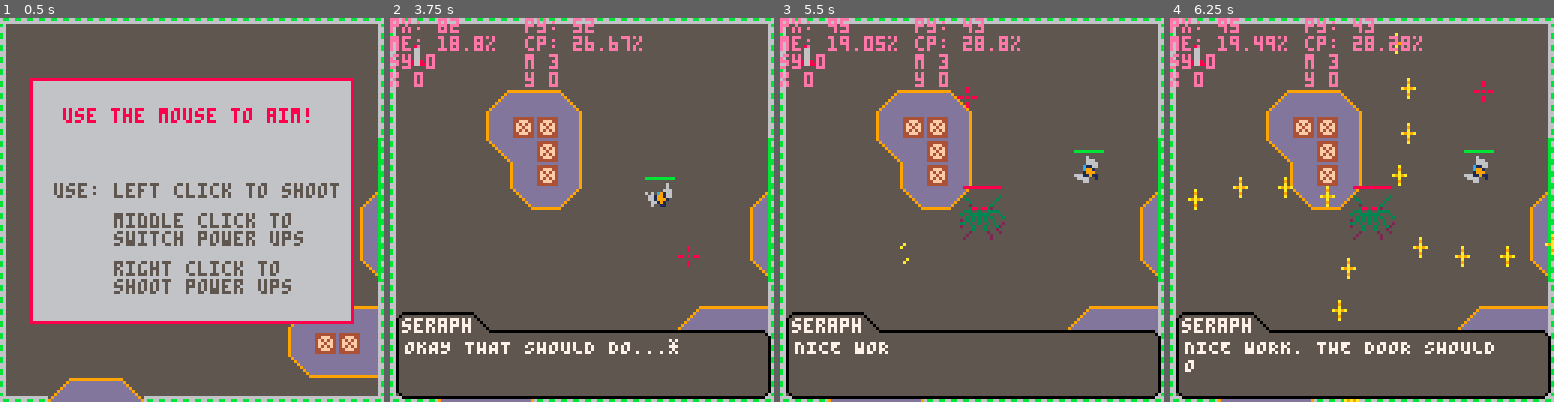
Above: before the commit, frames 1-4 (left to right).
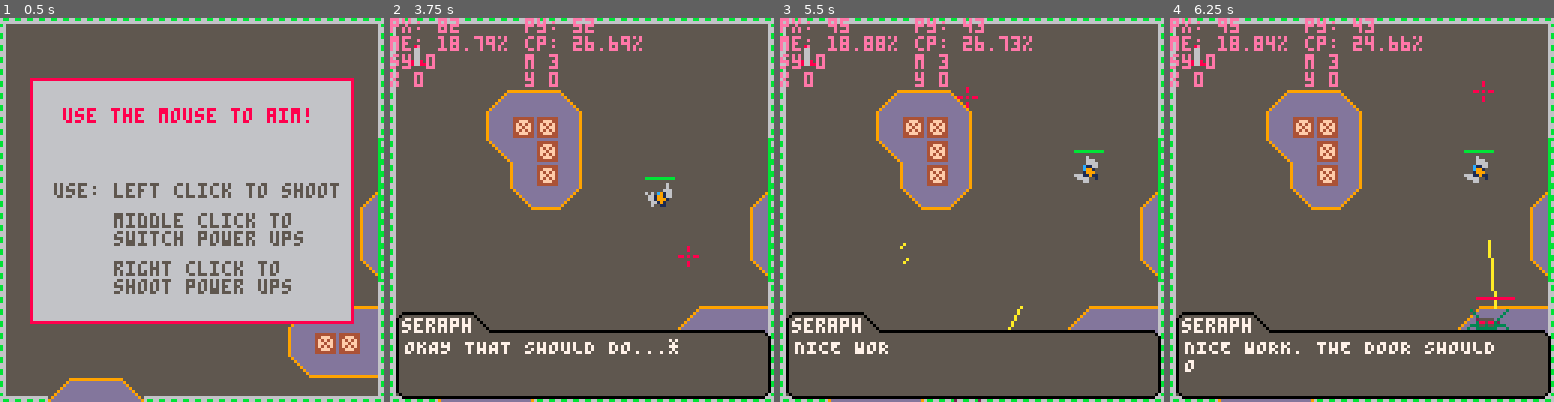
Above: after the commit, the same moments.

Repository: kbrewington/Negation
Game: PICO-8 cartridge negation.p8
Same seed, same stepped clock (60 frames per second), same inputs: the game is played once before the commit and once after it.
Inputs (mouse positions are in pixels of both pictures, inside the frame that each line leads up to):
- Up to frame 1 (0.5 s): tap X (X key) at 0.33 s
- Up to frame 2 (3.75 s): click (670, 121) at 0.67 s; tap O (Z key) at 0.7, 1.7, 2.1, 2.5, 2.9, 3.3, 3.7 s; tap X (X key) at 1.07, 1.85, 2.97 s; click (436, 267) at 1.22 s; hold Right 1.6-2.1 s; click (497, 114) at 1.77 s; hold Up 2.15-2.42 s; click (562, 259) at 2.32 s; hold Right 2.47-3.03 s; click (624, 106) at 2.87 s; hold Left 3.08-3.58 s; click (685, 256) at 3.42 s; hold Down from 3.63 s (still down)
- Up to frame 3 (5.5 s): release Down at 3.97 s; click (841, 102) at 3.97 s; hold Right 4.02-4.68 s; tap X (X key) at 4.08, 5.2 s; tap O (Z key) every 0.4 s from 4.1 to 5.3 s; click (902, 248) at 4.52 s; hold Up 4.73-5.03 s; click (964, 94) at 5.07 s; hold Left from 5.08 s (still down)
- Up to frame 4 (6.25 s): click (1419, 244) at 5.62 s; release Left at 5.68 s; tap O (Z key) at 5.7, 6.1 s; hold Down 5.73-6.03 s; hold Right from 6.08 s (still down); click (1481, 90) at 6.17 s

Frame 1 is identical in both runs. In frame 2, 0.1% of the frame differs, in the area x 21-62%, y 4-9%; in frame 3, 0.7%; in frame 4, 2.0%, in the area x 4-100%, y 3-100%.

Commit message:
sped up third boss

Diff:
--- a/negation.p8
+++ b/negation.p8
@@ -178,7 +178,7 @@
   seraph.text = "OKAY THAT SHOULD DO...*static*INCOM-*static* B-*static*..."
   yield()
 
-  init_tele_anim(boss(60, 60, 128, 1))
+  init_tele_anim(boss(60, 60, 128, 3))
   yield()
 
   kill_all_enemies()
@@ -377,7 +377,7 @@
   b.size, b.bullet_speed, b.fire_rate, b.destroyed_step, b.destroy_anim_length, b.health = 16, 2, 7, 0, 30, 50
   b.destroy_sequence = {135, 136, 135}
   b.circs = {}
-  timers["bossstart"] = 12
+  timers["bossstart"] = (lvl == 6) and 12 or 1000
   b.draw_healthbar = function()
              --health bar
              if (b.sprite == 128 or 139) xoffset = 1; b.full_health = 50
@@ -404,7 +404,8 @@
              end
              --b.draw_healthbar()
            elseif b.level == 3 then
-              local ang = (360/(abs(time())/2))*(10%(abs(time())/2))
+              local ang = (360/(timers["bossstart"]/50))*(10%(timers["bossstart"]/50))
+              if (timers["bossstart"] == 0) timers["bossstart"] = 1000
               b.x = 60 - 55*cos(ang)
               b.y = 60 - 55*sin(ang)
               line((b.x-8*sin(p_ang/360)+8),(b.y-8*cos(p_ang/360)+8),((b.x+8)-(30*sin(p_ang/360))),((b.y+8)-(30*cos(p_ang/360))),10)
@@ -906,9 +907,10 @@
   local s = 1 s1 = 1
   if (flr(rnd(10))%2 == 0) s = 0xffff
   if (flr(rnd(10))%2 == 0) s1 = 0xffff
-  if b.destroyed_step <= b.destroy_anim_length then
-    spr(b.destroy_sequence[flr(b.destroyed_step/30)+1], b.x+s*flr(rnd(8)), b.y+s1*flr(rnd(8)))
-    spr(b.destroy_sequence[flr(b.destroyed_step/30)+1], b.x+s*flr(rnd(8)), b.y+s1*flr(rnd(8)))
+  if (b.destroyed_step <= b.destroy_anim_length) then
+    for i=1,3 do
+      spr(b.destroy_sequence[flr(b.destroyed_step/30)+1], b.x+s*flr(rnd(8)), b.y+s1*flr(rnd(8)))
+    end
   else
     if (b~= player) del(destroyed_bosses, b)
     coin.dropped = true
